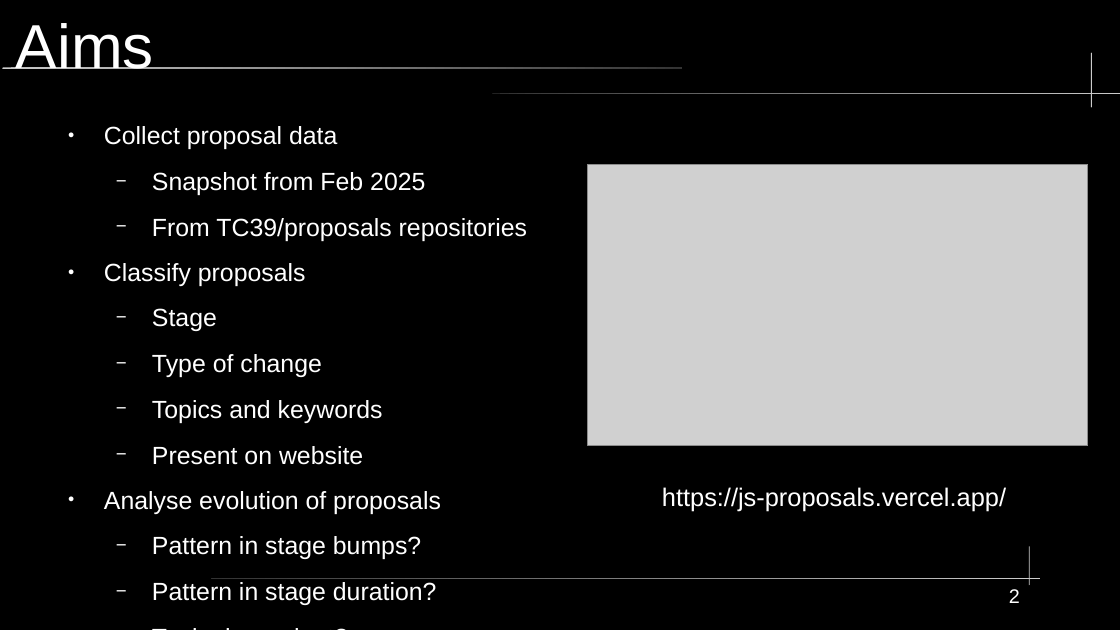
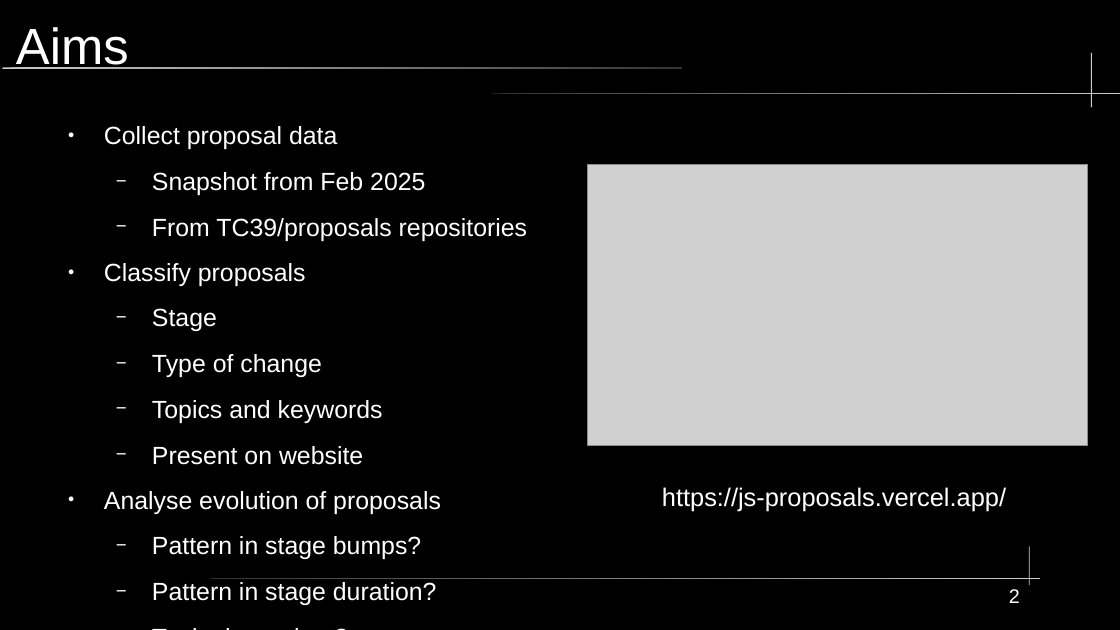
Before and after one commit to KWaloen/tc39_proposals_project, a slide deck: slide 2 of Data Analysis/Presentation/JS Proposals Project.odp. Drawn at 1120x630 pixels with LibreOffice and Linux fonts; fonts in the diff are those of the drawing; grey boxes stand for pictures. Boxes give left, top, right and bottom in pixels: in the first picture for what was removed or moved away, otherwise in the second. Text is boxed around its words. In the diff, an @@ line names an element or a change of style, - is before the commit and + after.

```diff
--- a/Data Analysis/Presentation/JS Proposals Project.odp
+++ b/Data Analysis/Presentation/JS Proposals Project.odp
@@ title "Aims" at bbox=[16, 27, 129, 69]: size 44 to 36 pt @@
```
Also in this commit, not shown: 6 other slides changed, 23 slides added.
